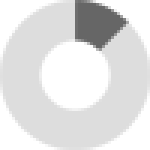
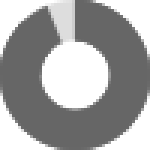
Before/after of a 150×150 layered artwork. What changed in the layer stack:
added layer "nearly-all" above "7" over <box>0,0,150,150</box>
showed "7" over <box>0,0,150,150</box>
